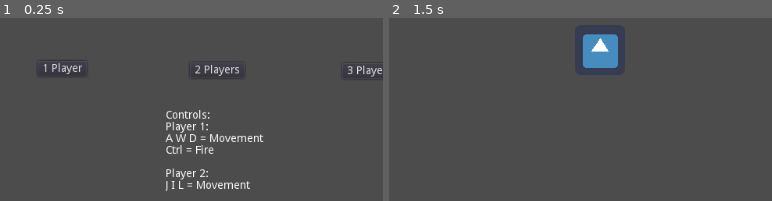
Above: before the commit, frames 1-2 (left to right).
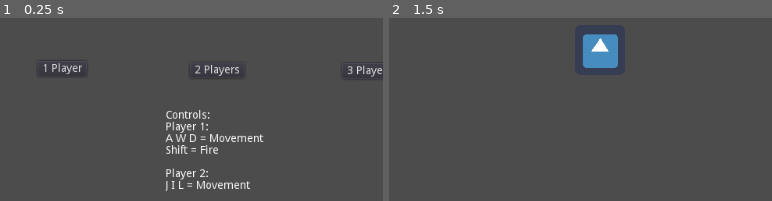
Above: after the commit, the same moments.

Repository: ericdsm/asteroids
Game: Godot game, scene res://Scenes/StartMenu/StartMenu.tscn
Same seed, same stepped clock (60 frames per second), same inputs: the game is played once before the commit and once after it. The engine's default icon, where the game draws it, is replaced by a stand-in: a white triangle on a blue panel in a dark square.
Inputs:
- Up to frame 1 (0.25 s): no input
- Up to frame 2 (1.5 s): click "1 Player" at 0.5 s; tap Enter (ui_accept) at 1.25 s
The pictures show only the part of the screen within x 25-75%, y 39-89%; the shares and areas given below are measured in that part.

The runs differ from the first frame. In frame 1, 0.4% of the frame differs, in the area x 43-57%, y 69-75%; in frame 2, nothing differs.

Commit message:
Add asteroid count to all modes
Change p1 shooting button to shift to prevent browser tab closing due to ctrl+w

Diff:
--- a/Scenes/Game/GameSceneManager.gd
+++ b/Scenes/Game/GameSceneManager.gd
@@ -106,11 +106,11 @@
 	var victoryScene = load("res://Scenes/Victory/Victory.tscn").instance()
 	if(players > 1):
 		if(winner != 0):
-			victoryScene.get_node("RichTextLabel").text = "The winner is player " + str(winner)
+			victoryScene.get_node("RichTextLabel").text = "The winner is player " + str(winner) + "\nYou destroyed " + str(asteroidsDestroyed) + " asteroids"
 		else:
-			victoryScene.get_node("RichTextLabel").text = "Draw game!"
+			victoryScene.get_node("RichTextLabel").text = "Draw game!" + "\nYou destroyed " + str(asteroidsDestroyed) + " asteroids"
 	else:
-		victoryScene.get_node("RichTextLabel").text = "Game Over. You destroyed " + str(asteroidsDestroyed) + " asteroids"
+		victoryScene.get_node("RichTextLabel").text = "Game Over.\nYou destroyed " + str(asteroidsDestroyed) + " asteroids"
 	root.add_child(victoryScene)
 
 	var currentScene = self
--- a/Scenes/StartMenu/StartMenu.tscn
+++ b/Scenes/StartMenu/StartMenu.tscn
@@ -28,7 +28,7 @@
 text = "Controls:
 Player 1:
 A W D = Movement
-Ctrl = Fire
+Shift = Fire
 
 Player 2:
 J I L = Movement
--- a/project.godot
+++ b/project.godot
@@ -43,7 +43,7 @@
 }
 player1_fire={
 "deadzone": 0.5,
-"events": [ Object(InputEventKey,"resource_local_to_scene":false,"resource_name":"","device":0,"alt":false,"shift":false,"control":false,"meta":false,"command":false,"pressed":false,"scancode":16777238,"unicode":0,"echo":false,"script":null)
+"events": [ Object(InputEventKey,"resource_local_to_scene":false,"resource_name":"","device":0,"alt":false,"shift":false,"control":false,"meta":false,"command":false,"pressed":false,"scancode":16777237,"unicode":0,"echo":false,"script":null)
  ]
 }
 player1_thruster={
Not shown, added: Export/Asteroids.png.import
Not shown, changed: Export/Asteroids.pck
